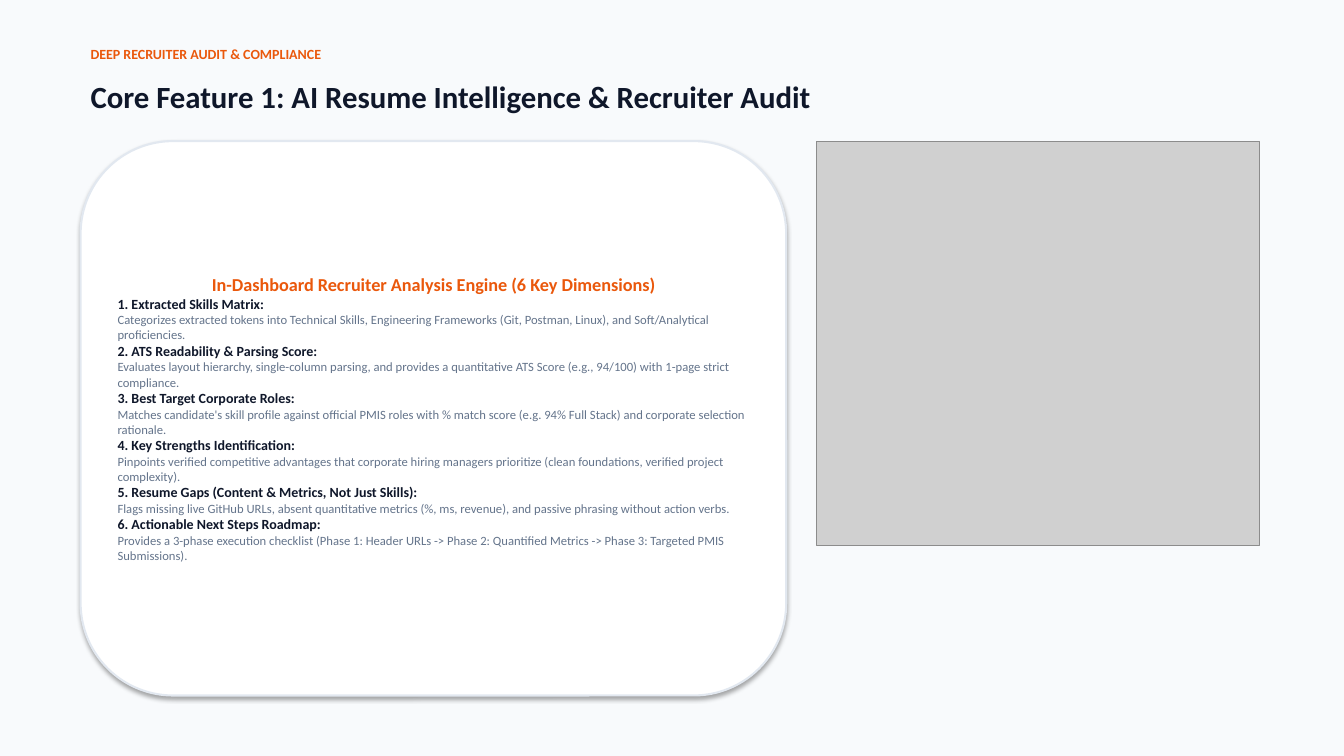
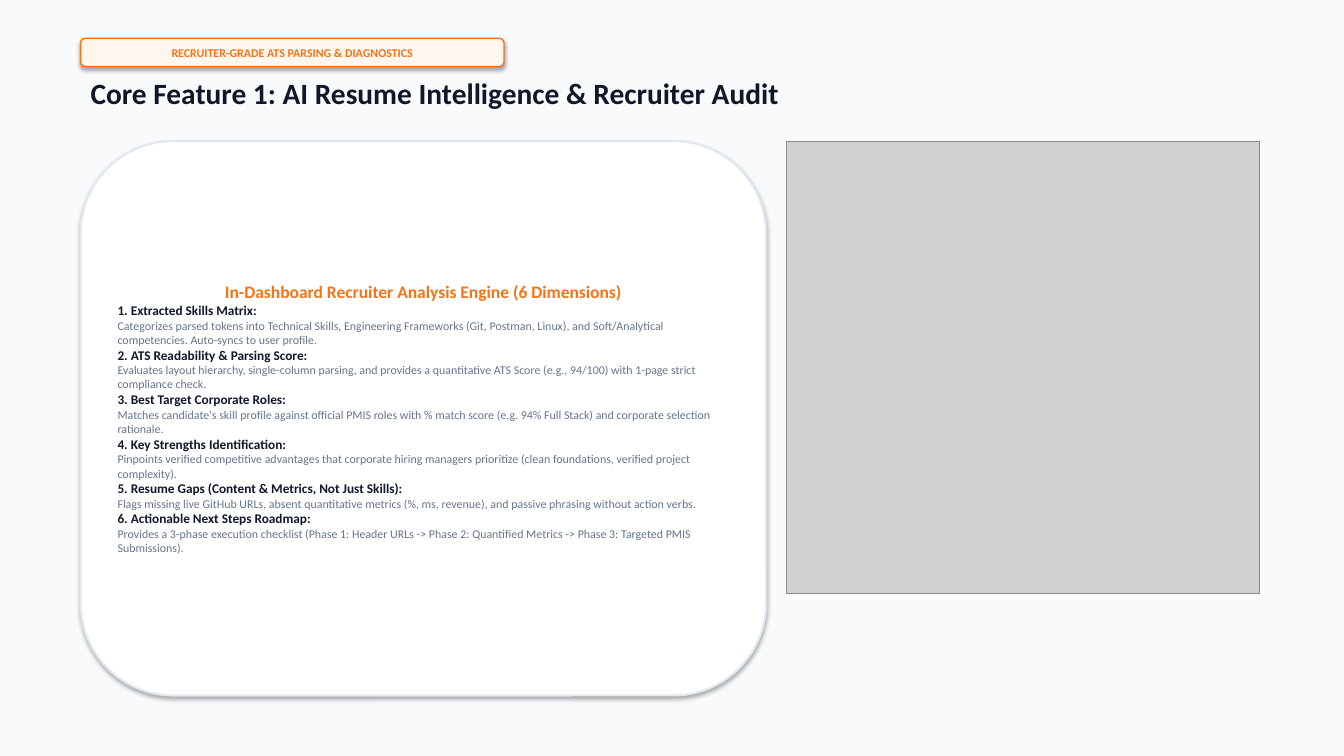
Before and after one commit to shivambhardwaj06/pmintership2.0, a slide deck: slide 3 of PM_Internship_AI_Career_Readiness_Platform.pptx. Drawn at 1344x756 pixels with LibreOffice and Linux fonts; fonts in the diff are those of the drawing; grey boxes stand for pictures. Boxes give left, top, right and bottom in pixels: in the first picture for what was removed or moved away, otherwise in the second. Text is boxed around its words. In the diff, an @@ line names an element or a change of style, - is before the commit and + after.

```diff
--- a/PM_Internship_AI_Career_Readiness_Platform.pptx
+++ b/PM_Internship_AI_Career_Readiness_Platform.pptx
@@ rounded rectangle added at bbox=[81, 38, 504, 67], fill #FFF7ED, outline #F97316 1 pt, 8.5 pt, text #F97316, bold @@
+RECRUITER-GRADE ATS PARSING & DIAGNOSTICS
@@ text removed at bbox=[91, 50, 321, 59] @@
-DEEP RECRUITER AUDIT & COMPLIANCE
@@ text "Core Feature 1: AI Resume ..." at bbox=[91, 83, 779, 109]: size 22 to 21 pt @@
@@ rounded rectangle "In-Dashboard Recruiter Analysis Engine (6 ...": place and size @@
-rounded rectangle "In-Dashboard Recruiter Analysis Engine (6 ..." at bbox=[81, 141, 786, 696]
+rounded rectangle "In-Dashboard Recruiter Analysis Engine (6 ..." at bbox=[81, 141, 766, 696]
@@ picture: place and size @@
-picture at bbox=[817, 141, 1260, 545]
+picture at bbox=[786, 141, 1260, 593]
@@ text in rounded rectangle at bbox=[225, 285, 621, 301]: text changed; size 13 to 12.5 pt; text colour #EA580C to #F97316 @@
-In-Dashboard Recruiter Analysis Engine (6 Key Dimensions)
+In-Dashboard Recruiter Analysis Engine (6 Dimensions)
@@ text in rounded rectangle at bbox=[118, 321, 663, 346]: text changed; size 9 to 8.5 pt @@
-Categorizes extracted tokens into Technical Skills, Engineering Frameworks (Git, Postman, Linux), and Soft/Analytical proficiencies.
+Categorizes parsed tokens into Technical Skills, Engineering Frameworks (Git, Postman, Linux), and Soft/Analytical competencies. Auto-syncs to user profile.
@@ text in rounded rectangle at bbox=[118, 305, 710, 553]: size 10 to 9.5 pt in "1. Extracted Skills Matrix:", "2. ATS Readability & Parsing Score:", "3. Best Target Corporate Roles:", "4. Key Strengths Identification:" and 2 more places; size 9 to 8.5 pt in "Matches candidate's skill profile against official PMIS ...", "Pinpoints verified competitive advantages that corporate hir ...", "Flags missing live GitHub URLs, absent quantitative ...", "Provides a 3-phase execution checklist (Phase 1: ..." @@
@@ text in rounded rectangle at bbox=[118, 365, 695, 390]: text changed; size 9 to 8.5 pt @@
-Evaluates layout hierarchy, single-column parsing, and provides a quantitative ATS Score (e.g., 94/100) with 1-page strict compliance.
+Evaluates layout hierarchy, single-column parsing, and provides a quantitative ATS Score (e.g., 94/100) with 1-page strict compliance check.
```
Also in this commit, not shown: 6 other slides changed, 8 other files.
